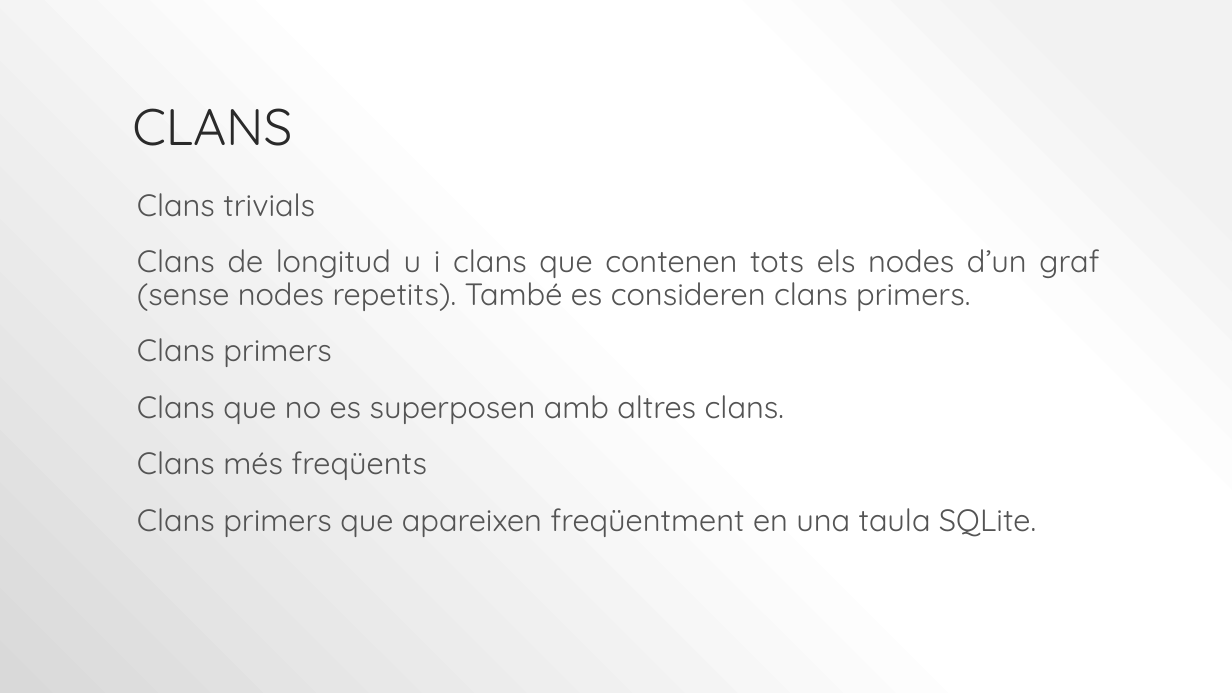
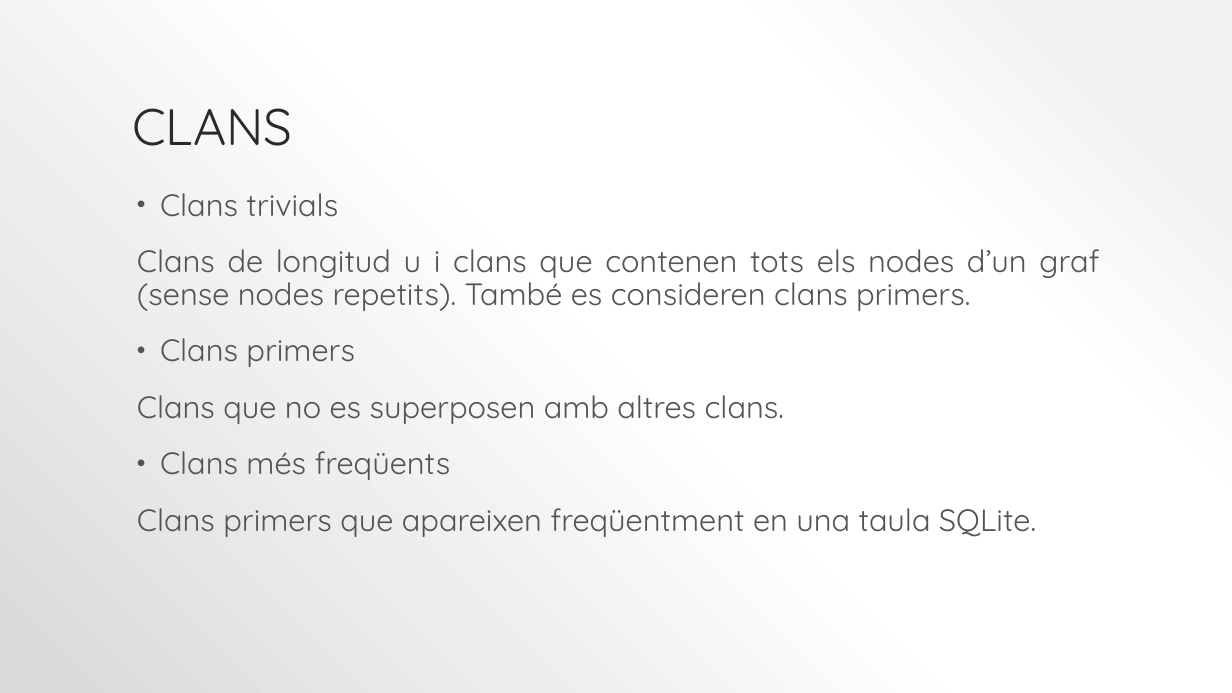
Before and after one commit to lrodrin/TFG, a slide deck: slide 13 of presentació.pptx. Drawn at 1232x693 pixels with LibreOffice and Linux fonts; fonts in the diff are those of the drawing. Boxes give left, top, right and bottom in pixels: in the first picture for what was removed or moved away, otherwise in the second. Text is boxed around its words. In the diff, an @@ line names an element or a change of style, - is before the commit and + after.

```diff
--- a/presentació.pptx
+++ b/presentació.pptx
@@ text at (160,193,451,480): bullet none to • @@
```
Also in this commit, not shown: 1 other file.
